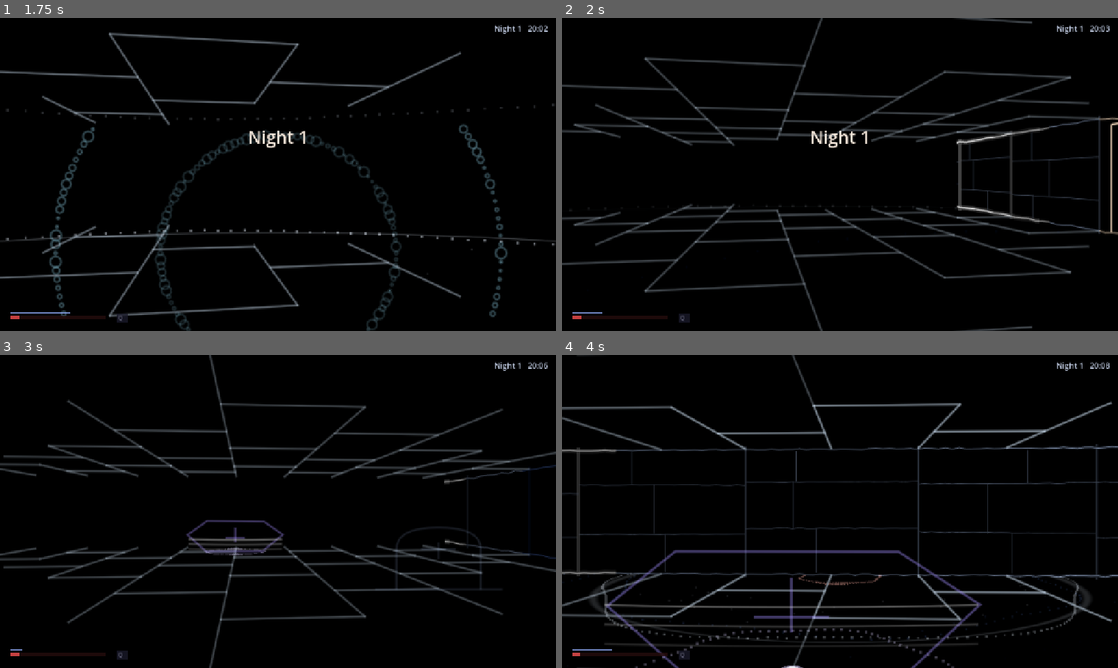
Above: before the commit, frames 1-4 (two rows, left to right).
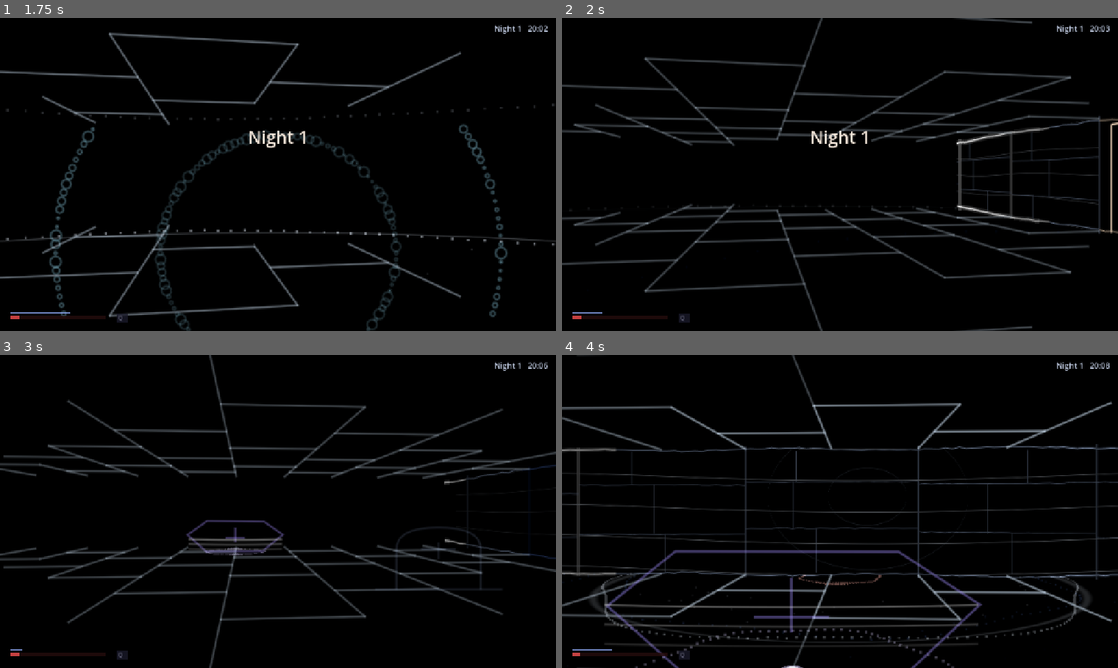
Above: after the commit, the same moments.

Repository: joshfryart/vampires-cant-see
Game: Godot game, scene res://main.tscn
Two runs of this game, one before a commit and one after it. Both use one fixed random seed, a clock stepped at 60 frames per second and the inputs below.
Inputs (mouse positions are in pixels of both pictures, inside the frame that each line leads up to):
- Up to frame 1 (1.75 s): click "New run" at 0.5 s; tap Enter at 1.25 s; move the mouse to (305, 174) at 1.27 s; hold W from 1.28 s (still down); hold R from 1.28 s (still down); click (305, 174) at 1.42 s; tap Space at 1.52 s
- Up to frame 2 (2 s): keep holding W; keep holding R
- Up to frame 3 (3 s): keep holding W; move the mouse to (250, 511) at 2.02 s; release R at 2.03 s; tap E at 2.1 s; tap Space at 2.27 s; move the mouse to (289, 505) at 2.77 s; tap 1 at 2.85 s
- Up to frame 4 (4 s): keep holding W; tap Space at 3.5, 3.77 s; move the mouse to (834, 517) at 3.52 s; tap G at 3.6 s; click (834, 517) at 3.67 s

Frame 1 is identical in both runs. In frame 2, 0.6% of the frame differs, in the area x 70-100%, y 31-70%; in frame 3, 0.1%; in frame 4, 2.5%, in the area x 0-100%, y 28-72%.

Commit message:
Godot port: wall vibration lines, wall water arcs and wall wobble in the wall shader; side-by-side shots for Phase 3
Co-Authored-By: Claude Sonnet 5.5 <noreply@anthropic.com>

Diff:
--- a/___VERSION__GODOT___VERSION___/project/render/shaders/sonar_wall.gdshader
+++ b/___VERSION__GODOT___VERSION___/project/render/shaders/sonar_wall.gdshader
@@ -19,6 +19,9 @@
 uniform float focal_px = 492.7;    // 320 / tan(33 deg): px per metre at depth 1
 uniform sampler2D light_tex : filter_nearest, repeat_disable; // R = world light per cell
 uniform vec2 map_size = vec2(24.0, 16.0);
+uniform int arc_trail = 4;         // wall water-ripple arcs per pulse (render quality 3: 4, quality 2: 2, 0 = off)
+uniform float vib_on = 1.0;        // struck-surface vibration lines (render.js drawWallVibe)
+uniform float reduced_motion = 0.0;
 
 const float DOOR_GAIN = 1.35;
 const vec3 COL_WOOD_DOOR = vec3(1.0, 0.8863, 0.7686);
@@ -29,6 +32,12 @@
 const float WIN_GLOW_MAX = 0.25;
 const float WIN_LINGER = 1.5;
 const float MAT_B = 0.35;
+const float WOBBLE_DUR = 0.45;
+const float WOBBLE_FREQ = 34.0;
+const float VIB_DUR = 0.9;
+const float VIB_HZ = 7.0;
+const float VIB_DAMP = 2.6;
+const float RIPPLE_V = 4.0;
 
 varying vec3 wpos;
 varying vec3 wnorm;
@@ -114,6 +123,12 @@
 		float jt = boil_on * boil_amp * jitter(col_i, 0.0);
 		float flash = (age >= 0.0 && age < FLASH_AGE) ? 1.0 - age / FLASH_AGE : 0.0;
 		float hp_px = 360.0 / depth;           // projected wall height in px
+		// the struck surface quivers for a moment after the front passes (render.js Ripple.wobble on both edges)
+		float wob_px = 0.0;
+		if (age >= 0.0 && age < WOBBLE_DUR) {
+			float wk = 1.0 - age / WOBBLE_DUR;
+			wob_px = sin(age * WOBBLE_FREQ + (wpos.x + wpos.z) * 5.0) * wk * wk * clamp(hp_px * 0.02, 0.8, 3.5);
+		}
 		float w_wall = (depth < 1.5 || flash > 0.0) ? line_px_near : line_px;
 
 		ivec2 cell = ivec2(floor(wpos.xz - wnorm.xz * 0.01));
@@ -131,7 +146,7 @@
 			}
 			a = min(1.0, a + 0.6 * flash);
 			vec3 col = flash > 0.0 ? vec3(1.0) : (is_door ? edge_col_door : bucket_col(b0));
-			float d = (UV.y / fwy + jb) - w_wall * 0.5;
+			float d = (UV.y / fwy + jb + wob_px) - w_wall * 0.5;
 			put(outc, col, a, tent(d, w_wall), tent(d, w_wall * 3.4));
 		}
 		if (b1 > 0.01) {
@@ -141,7 +156,7 @@
 			}
 			a = min(1.0, a + 0.6 * flash);
 			vec3 col = flash > 0.0 ? vec3(1.0) : (is_door ? edge_col_door : bucket_col(b1));
-			float d = ((1.0 - UV.y) / fwy + jt - tilt_px) - w_wall * 0.5;
+			float d = ((1.0 - UV.y) / fwy + jt - tilt_px + wob_px) - w_wall * 0.5;
 			put(outc, col, a, tent(d, w_wall), tent(d, w_wall * 3.4));
 		}
 
@@ -345,6 +360,151 @@
 			}
 		}
 
+		if (vt >= 0.0 && vt <= 1.0 && b >= 0.04 && !is_door) {
+			// camera heading and the ray from the camera to this fragment (render.js h.rayAngle)
+			vec3 cam_pos = INV_VIEW_MATRIX[3].xyz;
+			vec2 fwd2 = normalize(-INV_VIEW_MATRIX[2].xz);
+			vec2 ray = normalize(wpos.xz - cam_pos.xz);
+			float cinc = abs(x_face ? ray.x : ray.y);
+			float inc_k = max(0.25, 1.0 - cinc);
+			float sc = 640.0 / 800.0;
+
+			// ---- struck surfaces shiver: horizontal contour lines, a damped 7 Hz sine for ~0.9 s (drawWallVibe) ----
+			if (vib_on > 0.5) {
+				for (int i = 0; i < 64; i++) {
+					if (i >= pulse_count) {
+						break;
+					}
+					vec4 r0 = texelFetch(pulse_tex, ivec2(i, 0), 0);
+					vec4 r1 = texelFetch(pulse_tex, ivec2(i, 1), 0);
+					vec4 r2 = texelFetch(pulse_tex, ivec2(i, 2), 0);
+					if (r2.y < 0.5 || r2.w > 0.5) {
+						continue; // primary pings only (those have a mouth beam)
+					}
+					float el = game_time - r0.w;
+					if (el < 0.0 || el > r1.x / r1.y + VIB_DUR) {
+						continue;
+					}
+					vec2 dd = p - r0.xy;
+					float dist_p = length(dd);
+					float age_v = el - dist_p / r1.y;
+					if (age_v < 0.0 || age_v > VIB_DUR) {
+						continue;
+					}
+					float n = r2.x;
+					float aa = atan(dd.y, dd.x);
+					if (aa < 0.0) {
+						aa += TWO_PI;
+					}
+					int ri = int(min(n - 1.0, floor(aa / TWO_PI * n + 0.5)));
+					vec2 vb = texelFetch(vis_tex, ivec2(ri, i), 0).rg;
+					float gb = vb.y;
+					if (dist_p > r1.x * (0.3 + 0.7 * gb) || dist_p > vb.x + TOL) {
+						continue;
+					}
+					float env = exp(-age_v * VIB_DAMP) * (1.0 - age_v / VIB_DUR);
+					float kv = env * gb * max(0.0, 1.0 - dist_p / r1.x) * (0.5 + 0.5 * inc_k) * min(1.0, r1.w);
+					if (kv < 0.015) {
+						continue;
+					}
+					float sh = reduced_motion > 0.5 ? 0.0 : sin(TWO_PI * VIB_HZ * age_v);
+					float amp = min(14.0 * sc, 0.11 * focal_px / max(0.3, depth)) * sh;
+					float vy_px = (wnorm.x * fwd2.x + wnorm.z * fwd2.y) * 0.8 * amp;
+					float a = min(1.0, 2.2 * kv);
+					float cov = 0.0;
+					for (int j = 0; j < 5; j++) {
+						float f = float(j) * 0.25;
+						cov = max(cov, tent((UV.y - f) / fwy - vy_px, line_px_thin));
+					}
+					put(outc, vec3(0.91, 0.95, 1.0), a, cov, 0.0);
+				}
+			}
+
+			// ---- water ripples spreading over the wall face from the point nearest the sound (drawWallArcs) ----
+			if (arc_trail > 0) {
+				int pi_best = -1;
+				float b_best = 0.0;
+				for (int i = 0; i < 64; i++) {
+					if (i >= pulse_count) {
+						break;
+					}
+					vec4 r0 = texelFetch(pulse_tex, ivec2(i, 0), 0);
+					vec4 r1 = texelFetch(pulse_tex, ivec2(i, 1), 0);
+					vec4 r2 = texelFetch(pulse_tex, ivec2(i, 2), 0);
+					vec2 dd = p - r0.xy;
+					float dist_p = length(dd);
+					if (dist_p > r1.x) {
+						continue;
+					}
+					float age_p = game_time - (r0.w + dist_p / r1.y);
+					if (age_p < 0.0 || age_p >= r1.z) {
+						continue;
+					}
+					float kb = 1.0 - age_p / r1.z;
+					kb = kb * kb * (1.0 - 0.5 * dist_p / r1.x) * r1.w;
+					if (kb <= b_best) {
+						continue;
+					}
+					float aa = atan(dd.y, dd.x);
+					if (aa < 0.0) {
+						aa += TWO_PI;
+					}
+					int ri = int(min(r2.x - 1.0, floor(aa / TWO_PI * r2.x + 0.5)));
+					if (dist_p > texelFetch(vis_tex, ivec2(ri, i), 0).r + TOL) {
+						continue;
+					}
+					b_best = kb;
+					pi_best = i;
+				}
+				if (pi_best >= 0) {
+					vec4 r0 = texelFetch(pulse_tex, ivec2(pi_best, 0), 0);
+					vec4 r2 = texelFetch(pulse_tex, ivec2(pi_best, 2), 0);
+					float spd = texelFetch(pulse_tex, ivec2(pi_best, 1), 0).y;
+					float D = x_face ? abs(p.x - r0.x) : abs(p.y - r0.y);
+					float s_al = x_face ? abs(p.y - r0.y) : abs(p.x - r0.x);
+					float t0p = r0.w + D / spd;
+					if (game_time > t0p) {
+						bool bounce = r2.w > 0.5;
+						int tk = (depth < 3.0 && arc_trail > 2) ? 2 : arc_trail;
+						float ring = (game_time - t0p) * RIPPLE_V;
+						float cov6 = 0.0;
+						float a_k = 0.0;
+						for (int k = 0; k < 4; k++) {
+							if (k >= tk) {
+								break;
+							}
+							float R = ring - float(k) * 0.35;
+							if (!(R > 0.0 && R * R > s_al * s_al)) {
+								continue;
+							}
+							float dz = sqrt(R * R - s_al * s_al);
+							float zl = max(0.0, r0.z - dz);
+							float zh = min(1.0, r0.z + dz);
+							float ak = min(1.0, line_alpha(b, depth) * 0.9 * inc_k * (1.0 - float(k) / float(tk)) * (bounce ? 0.8 : 1.0));
+							if (ak <= 0.03) {
+								continue;
+							}
+							float wcls = bounce ? line_px_thin : (depth < 1.5 ? line_px_near : line_px);
+							float cv = 0.0;
+							if (zl > 0.002 && zl < 0.998) {
+								cv = max(cv, tent((UV.y - zl) / fwy, wcls));
+							}
+							if (zh > 0.002 && zh < 0.998 && zh != zl) {
+								cv = max(cv, tent((UV.y - zh) / fwy, wcls));
+							}
+							if (cv > cov6) {
+								cov6 = cv;
+								a_k = ak;
+							}
+						}
+						if (cov6 > 0.0) {
+							put(outc, bounce ? vec3(0.4980, 0.6510, 1.0) : vec3(0.8118, 0.8902, 1.0), a_k, cov6, 0.0);
+						}
+					}
+				}
+			}
+		}
+
 		// the margin past the face only exists so boiled lines are not clipped; do not black out the floor with it
 		if ((UV.y < 0.0 || UV.y > 1.0) && max(outc.r, max(outc.g, outc.b)) < 0.004) {
 			discard;
